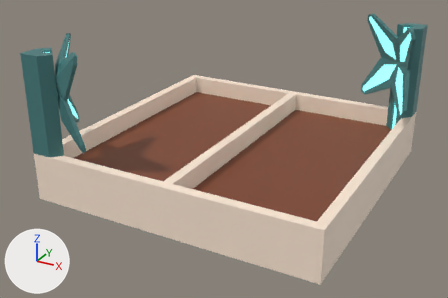
The FBX model Assets/3D Models/Machines/CropPlotMachine_Medium.fbx, before and after one commit.
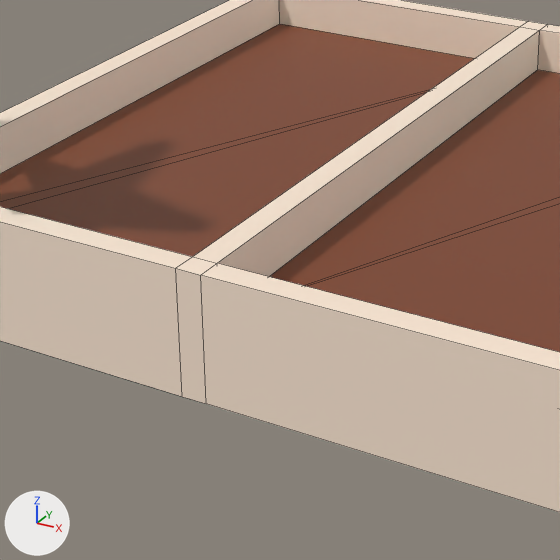
There are two pictures of each version: one whole from a 50 mm camera at (1.403, -2.735, 1.49) aimed at (-0.02, -0.147, 0.196), one close up on the part from 20% to 68% of the width and 28% to 100% of the height. Lighting does not change. The marker at lower left points along +X, +Y and +Z. The close-ups show mesh edges as thin lines. Objects named as collision shapes, trigger or cutter boxes, shadow casters or lower levels of detail are left out. Where no turn or scale is listed for an object, it has been applied to the vertices.

In view in the first close-up: 'CropPlotMachine_Medium_LOD0'.
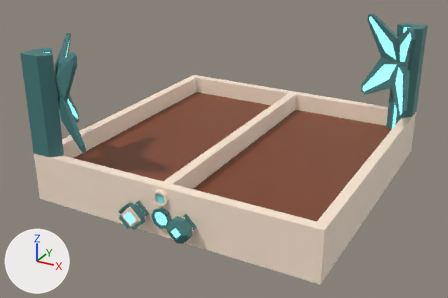
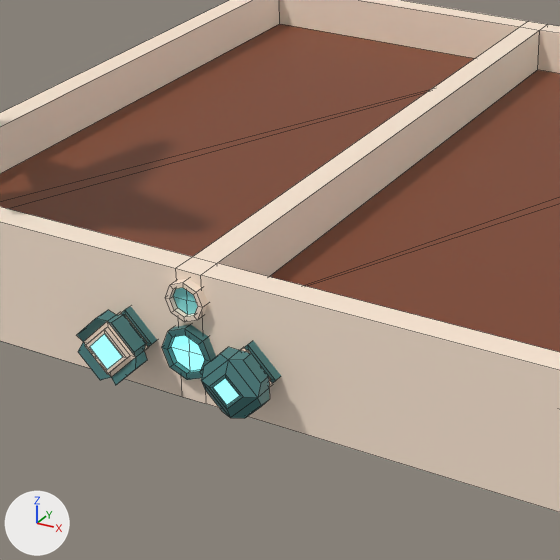
The change in detail:
Material 'WaterSymbol' (mat_watersymbol) is new.
Its base color is (0.25, 0.807, 0.807) (cyan #89e8e8).
me_cube_010 is used by ob_cropplotmachine_medium_lod0; location (0.0, 0.0, 0.0).
me_cube_010 had 358 vertices, 342 faces and spanned x -0.76..0.76, y -0.76..0.76, z 0.0..0.79.
me_cube_010 now has 456 vertices, 424 faces and spans x -0.76..0.76, y -0.77..0.76, z 0.0..0.79.
me_cube_010 part 1: a new loose piece of 33 vertices spanning x -0.05..0.05, y -0.77..-0.72, z 0.05..0.15.
me_cube_010 part 2: a new loose piece of 33 vertices spanning x -0.04..0.04, y -0.77..-0.72, z 0.16..0.24.
me_cube_010 part 3: a new loose piece of 16 vertices spanning x 0.07..0.18, y -0.77..-0.72, z 0.05..0.15, in mat_accent_001 (dark cyan #467c7c).
me_cube_010 part 4: a new loose piece of 16 vertices spanning x -0.18..-0.07, y -0.77..-0.72, z 0.05..0.15, in mat_accent_001 (dark cyan #467c7c).
me_cube_010 now uses material mat_watersymbol (cyan #89e8e8).
Mesh me_cube_034 is new.
It has 52 vertices, 49 faces and spans x -0.1858..-0.0642, y -0.8266..-0.7666, z 0.0392..0.1608.
Faces by material slot: [28, 20, 1].
It uses material mat_main_001 (beige #ffe9d6).
It uses material mat_accent_001 (dark cyan #467c7c).
It uses material mat_light_001 (cyan #89e8e8).
Mesh me_cube_035 is new.
It has 48 vertices, 45 faces and spans x 0.0698..0.1802, y -0.8366..-0.7666, z 0.0448..0.1552.
Faces by material slot: [12, 32, 1].
It uses material mat_main_001 (beige #ffe9d6).
It uses material mat_accent_001 (dark cyan #467c7c).
It uses material mat_light_001 (cyan #89e8e8).
Object 'Upgrade_Efficiency' (ob_upgrade_efficiency) is new; it shows me_cube_034.
Its location is (0.0, 0.0, 0.0).
Object 'Upgrade_Power' (ob_upgrade_power) is new; it shows me_cube_035.
Its location is (0.0, 0.0, 0.0).

What differs and where, as boxes [x1, y1, x2, y2] in the close-ups (560 x 560 px):
'Upgrade_Power', added (cyan): after [201, 347, 273, 418]
    faces in mat_accent_001 (dark cyan #467c7c): [201, 347, 270, 418]
    faces in mat_light_001 (cyan #89e8e8): [213, 378, 239, 405]
'Upgrade_Efficiency', added (cyan): after [77, 310, 148, 385]
    faces in mat_accent_001 (dark cyan #467c7c): [77, 310, 147, 385]
    faces in mat_main_001 (beige #ffe9d6): [83, 312, 148, 377]
    faces in mat_light_001 (cyan #89e8e8): [90, 334, 122, 370]
part 1 of me_cube_010, added (cyan): after [162, 324, 216, 380]
part 2 of me_cube_010, added: after [165, 278, 208, 322]
part 3 of me_cube_010, added (cyan): after [244, 341, 281, 383]
part 4 of me_cube_010, added (cyan): after [122, 306, 157, 347]
